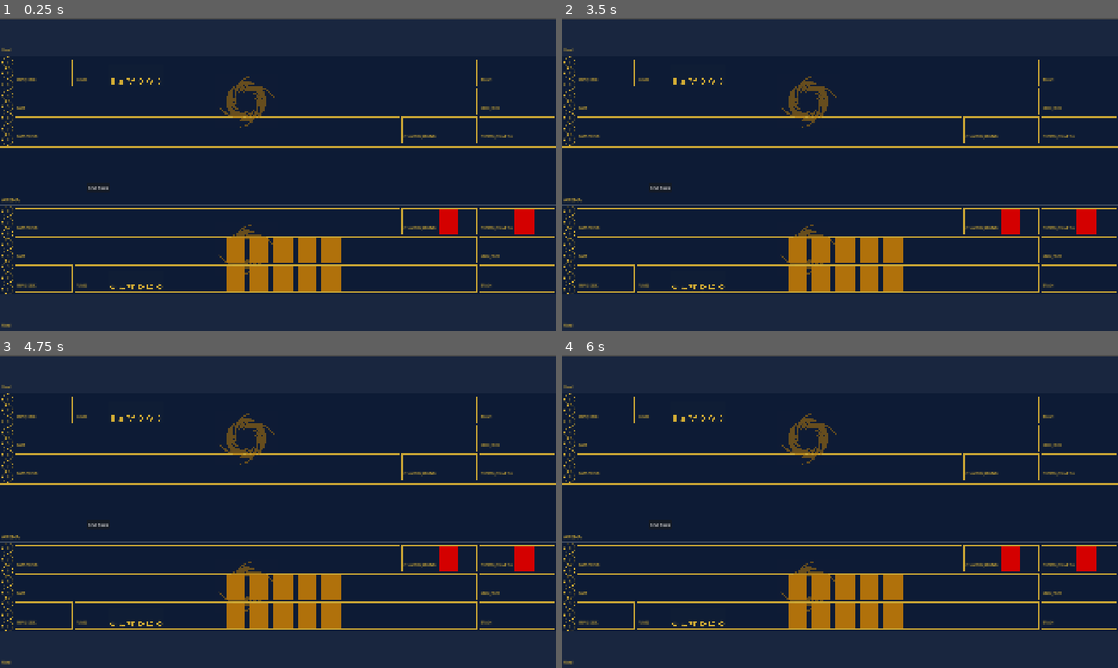
Above: before the commit, frames 1-4 (two rows, left to right).
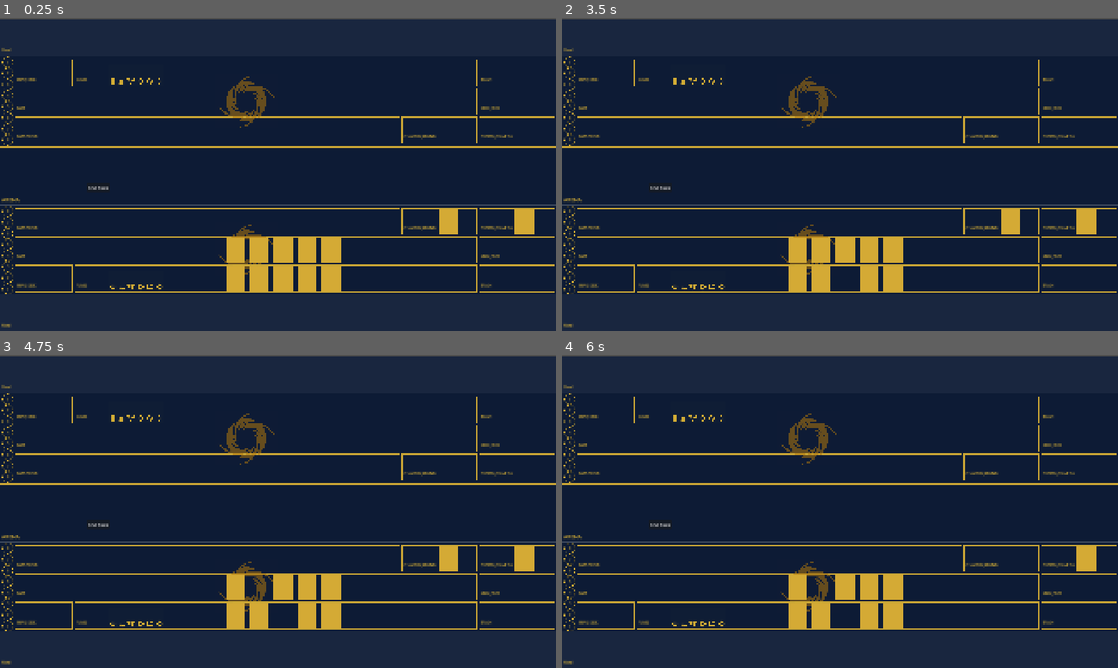
Above: after the commit, the same moments.

Repository: hashirmohammad/RiftBound
Game: Godot game, scene res://Scenes/main.tscn
Same seed, same stepped clock (60 frames per second), same inputs: the game is played once before the commit and once after it.
Inputs (mouse positions are in pixels of both pictures, inside the frame that each line leads up to):
- Up to frame 1 (0.25 s): no input
- Up to frame 2 (3.5 s): click "End Turn" at 0.5 s; click "End Turn" at 1.25 s; click "End Turn" at 2 s; tap Enter at 2.75 s; drag from (773, 324) to (845, 277) at 2.77 s
- Up to frame 3 (4.75 s): drag from (233, 661) to (261, 586) at 3.52 s; move the mouse to (255, 661) at 4.27 s; click (255, 661) at 4.42 s
- Up to frame 4 (6 s): tap Space at 5 s; drag from (817, 661) to (1012, 558) at 5.02 s; move the mouse to (1006, 558) at 5.77 s; click (1006, 558) at 5.92 s

The runs differ from the first frame. In frame 1, 3.3% of the frame differs, in the area x 40-97%, y 61-88%; in frame 2, 3.3%; in frame 3, 3.3%; in frame 4, 3.3%.

Commit message:
Fixing Main
Fixed main, the card dragging issues.

Diff:
--- a/Scenes/Card.tscn
+++ b/Scenes/Card.tscn
@@ -20,6 +20,7 @@
 [node name="Area2D" type="Area2D" parent="." unique_id=988411148]
 
 [node name="CollisionShape2D" type="CollisionShape2D" parent="Area2D" unique_id=375717958]
+z_index = 2
 position = Vector2(0, 6)
 shape = SubResource("RectangleShape2D_3p273")
 
--- a/Scenes/CardSlot.tscn
+++ b/Scenes/CardSlot.tscn
@@ -9,7 +9,7 @@
 script = ExtResource("1_enycx")
 
 [node name="CardSlotImage" type="Polygon2D" parent="." unique_id=673516698]
-z_index = 5
+z_index = 4
 color = Color(0.83137256, 0.6666667, 0.20784314, 1)
 polygon = PackedVector2Array(-60, -80, 60, -80, 60, 80, -60, 80)
 uv = PackedVector2Array(-60, -80, 60, -80, 60, 80, -60, 80)
--- a/Scenes/main.tscn
+++ b/Scenes/main.tscn
@@ -30,72 +30,62 @@
 script = ExtResource("1_kry3j")
 
 [node name="CardSlot" parent="CardSlots" unique_id=402928220 instance=ExtResource("2_jjvhh")]
-modulate = Color(0.83137256, 0.6666667, 0.20784314, 1)
 z_index = -3
 position = Vector2(976.99994, 898)
 scale = Vector2(0.55, 0.55)
 
 [node name="CardSlot2" parent="CardSlots" unique_id=1283769364 instance=ExtResource("2_jjvhh")]
-modulate = Color(0.83137256, 0.6666667, 0.20784314, 1)
 z_index = -3
 position = Vector2(894, 800)
 scale = Vector2(0.55, 0.55)
 
 [node name="CardSlot3" parent="CardSlots" unique_id=1618857134 instance=ExtResource("2_jjvhh")]
-modulate = Color(0.83137256, 0.6666667, 0.20784314, 1)
 z_index = -3
 position = Vector2(976.99994, 800)
 scale = Vector2(0.55, 0.55)
 
 [node name="CardSlot4" parent="CardSlots" unique_id=1424280011 instance=ExtResource("2_jjvhh")]
-modulate = Color(1, 0, 0, 1)
 z_index = -3
 position = Vector2(1549.9999, 702.99994)
 scale = Vector2(0.55, 0.55)
 
 [node name="CardSlot5" parent="CardSlots" unique_id=846035168 instance=ExtResource("2_jjvhh")]
-modulate = Color(0.83137256, 0.6666667, 0.20784314, 1)
 z_index = -3
 position = Vector2(1061, 800)
 scale = Vector2(0.55, 0.55)
 
 [node name="CardSlot6" parent="CardSlots" unique_id=1542259996 instance=ExtResource("2_jjvhh")]
-modulate = Color(0.83137256, 0.6666667, 0.20784314, 1)
 z_index = -3
 position = Vector2(1144, 800)
 scale = Vector2(0.55, 0.55)
 
 [node name="CardSlot7" parent="CardSlots" unique_id=938148835 instance=ExtResource("2_jjvhh")]
-modulate = Color(0.83137256, 0.6666667, 0.20784314, 1)
 z_index = -3
 position = Vector2(894, 898)
 scale = Vector2(0.55, 0.55)
 
 [node name="CardSlot8" parent="CardSlots" unique_id=556147842 instance=ExtResource("2_jjvhh")]
-modulate = Color(0.83137256, 0.6666667, 0.20784314, 1)
 z_index = -3
 position = Vector2(811.99994, 898)
 scale = Vector2(0.55, 0.55)
 
 [node name="ChampSlot1" parent="CardSlots" unique_id=1117342945 instance=ExtResource("2_jjvhh")]
-modulate = Color(1, 0, 0, 1)
+z_index = -3
 position = Vector2(1811.9999, 702.99994)
 scale = Vector2(0.55, 0.55)
 
 [node name="CardSlot9" parent="CardSlots" unique_id=809036098 instance=ExtResource("2_jjvhh")]
-modulate = Color(0.83137256, 0.6666667, 0.20784314, 1)
 z_index = -3
 position = Vector2(1144, 898)
 scale = Vector2(0.55, 0.55)
 
 [node name="CardSlot10" parent="CardSlots" unique_id=268072419 instance=ExtResource("2_jjvhh")]
-modulate = Color(0.83137256, 0.6666667, 0.20784314, 1)
 z_index = -3
 position = Vector2(1061, 898)
 scale = Vector2(0.55, 0.55)
 
 [node name="CardSlot11" parent="CardSlots" unique_id=410913255 instance=ExtResource("2_jjvhh")]
-modulate = Color(0.83137256, 0.6666667, 0.20784314, 1)
+z_index = -3
 position = Vector2(811.99994, 800)
 scale = Vector2(0.55, 0.55)
 
--- a/Scripts/Card.gd
+++ b/Scripts/Card.gd
@@ -27,6 +27,7 @@
 var _pending_card_id:   String       = ""
 var _is_enlarged:       bool         = false
 var _cached_texture:    ImageTexture = null
+var _original_scale:    Vector2      = Vector2.ONE
 var _original_position: Vector2      = Vector2.ZERO
 
 func _ready() -> void:
@@ -70,31 +71,35 @@
 	var tween = create_tween()
 	tween.set_ease(Tween.EASE_OUT).set_trans(Tween.TRANS_BACK)
 	if _is_enlarged:
-		# Save original position to restore later
+		_original_scale    = scale
 		_original_position = global_position
-		# Clamp so card stays fully on screen when enlarged
-		var half_w = CARD_WIDTH * ENLARGED_SCALE.x / 2.0
+		var half_w = CARD_WIDTH  * ENLARGED_SCALE.x / 2.0
 		var half_h = CARD_HEIGHT * ENLARGED_SCALE.y / 2.0
 		var screen = get_viewport_rect().size
 		var clamped = Vector2(
 			clamp(global_position.x, half_w, screen.x - half_w),
 			clamp(global_position.y, half_h, screen.y - half_h)
 		)
+	# Use a larger scale for board cards to compensate for slot's 0.55 scale
+		var target_scale = ENLARGED_SCALE if current_state != CardState.ON_BOARD else ENLARGED_SCALE / 0.55
 		tween.tween_property(self, "global_position", clamped, 0.2)
-		tween.parallel().tween_property(self, "scale", ENLARGED_SCALE, 0.2)
+		tween.parallel().tween_property(self, "scale", target_scale, 0.2)
+		tween.parallel().tween_property(self, "self_modulate", Color.WHITE, 0.1)
 		z_index = 200
 	else:
-		# Restore original position and scale
+		# Bug fix 2: restore to whatever scale the card had before enlarging,
+		# not the hardcoded NORMAL_SCALE (which was shrinking board cards to 0.4)
 		tween.tween_property(self, "global_position", _original_position, 0.2)
-		tween.parallel().tween_property(self, "scale", NORMAL_SCALE, 0.2)
+		tween.parallel().tween_property(self, "scale", _original_scale, 0.2)
+		# Bug fix 1: restore inherited tint from parent slot
+		tween.parallel().tween_property(self, "self_modulate", Color.WHITE, 0.1)
 		z_index = 100 if current_state == CardState.ON_BOARD else 1
 
 func set_card_state(new_state: CardState) -> void:
 	current_state = new_state
-	# Reset enlarged state when card changes state
 	if new_state != CardState.ON_BOARD and _is_enlarged:
 		_is_enlarged = false
-		scale = NORMAL_SCALE
+		scale = _original_scale  # was NORMAL_SCALE
 		global_position = _original_position
 
 func load_from_resource(data: CardData) -> void:
--- a/Scripts/CardManager.gd
+++ b/Scripts/CardManager.gd
@@ -69,26 +69,34 @@
 
 	var slot = _raycast_slot()
 
+
 	if slot and not slot.card_in_slot:
 		var card          = card_being_dragged
 		card_being_dragged = null
 
+		# Remove from CardManager before handing to slot
 		remove_child(card)
-		card.z_index              = 100
+
+		card.z_index = 100
 		card.card_slot_card_is_in = slot
 		card.get_node("Area2D/CollisionShape2D").disabled = true
 		card.set_card_state(RiftCard.CardState.ON_BOARD)
-		slot.card_in_slot   = true
+		card.scale = Vector2(0.70, 0.70)  # scale down for board display
+
+		slot.add_card(card)
+		card.self_modulate = Color.WHITE
+		card.z_as_relative = false
+		card.z_index = 10
+		card._original_scale = card.scale  # ← add this, saves 0.8 so enlarge restores correctly
+
+
+
 		is_hovering_on_card = false
 
-		print("Card placed! card=", card,
-			  " pos=", card.global_position,
-			  " slot_pos=", slot.global_position,
-			  " visible=", card.visible,
-			  " scale=", card.scale,
-			  " parent=", card.get_parent())
+		played_card_this_turn = true
+
 	else:
-		var card          = card_being_dragged
+		var card = card_being_dragged
 		card_being_dragged = null
 
 		if card.get_parent() != hand_manager:
--- a/Scripts/CardSlot.gd
+++ b/Scripts/CardSlot.gd
@@ -17,6 +17,7 @@
 	cards.append(card)
 	add_child(card)
 	_reposition_cards()
+	$CardSlotImage.visible = false  # hide slot graphic when occupied
 
 func remove_card(card: RiftCard) -> void:
 	if not card in cards:
@@ -24,6 +25,7 @@
 	cards.erase(card)
 	remove_child(card)
 	_reposition_cards()
+	$CardSlotImage.visible = true   # show slot graphic again when empty
 
 ## Lays cards out horizontally, centered on this slot's origin
 func _reposition_cards() -> void:
